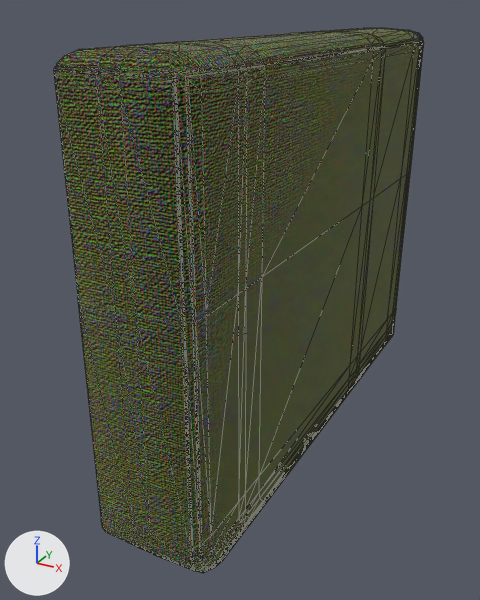
The glTF model models/sofas/sofa1/components/armrestR.gltf, before and after one commit.
Before and after are seen from a camera (50 mm lens) standing at (46.9, -47.8, 62.1) and looking at (2.7, 32.5, 22.0). The lights are fixed; the arrows at lower left show +X, +Y and +Z. Mesh edges are drawn as thin lines. Where no turn or scale is listed for an object, it has been applied to the vertices. Vertices at the same position are counted once.

In view in the first picture: 'armrestR'.
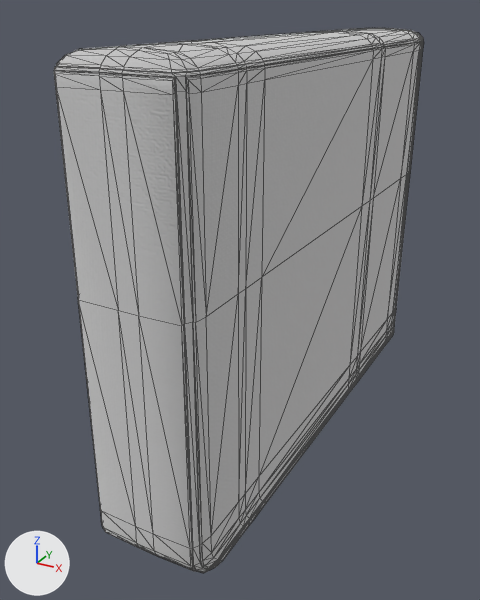
The newer file is also rescaled (x0.01), turned or shifted as a whole; pictures and numbers use the older file's frame.

What differs and where, as boxes (x1, y1, x2, y2) in the pictures (480 x 600 px; the box of a moved part takes in the faces that stretch with it):
'armrestR', surface changed, reshaped: (54, 28, 423, 573) in both
part 1 of me_armrestr, moved or reshaped: (54, 28, 404, 573) in both
part 2 of me_armrestr, surface changed (green to grey): (54, 30, 423, 573) in both

Edits to the bpy script that builds the scene:
```text
Change img_image_0:
    img_image_0: load_image('Image_0', '_unpacked/Image_0', 1024, 1024, 'sRGB') -> load_image('Image_0', '_unpacked/Image_0', 850, 850, 'Non-Color')
Change mat_sofa:
    remove n2 = _N.new('ShaderNodeMix'); n2.name = 'Mix'
    remove n2.data_type = 'RGBA'
    remove n2.blend_type = 'MULTIPLY'
    remove n2.inputs[0].default_value = 1.0  # 'Factor'
    remove n2.inputs[7].default_value = (0.8, 0.8, 0.8, 1.0)  # 'B', white #e7e7e7
    remove n3 = _N.new('ShaderNodeTexImage'); n3.name = 'Image Texture'
    remove n3.image = img_image_0
    remove n5 = _N.new('ShaderNodeTexImage'); n5.name = 'Image Texture.001'
    remove n5.image = img_image_1
    add n3 = _N.new('ShaderNodeTexImage'); n3.name = 'Image Texture'
    add n3.image = img_image_0
    where n0 = _N.new('ShaderNodeBsdfPrincipled'); n0.name = 'Principled BSDF'
    remove _L.new(n2.outputs[2], n0.inputs[0])  # 'Result' to 'Base Color'
    remove _L.new(n3.outputs[0], n2.inputs[6])  # 'Color' to 'A'
    where n4 = _N.new('ShaderNodeNormalMap'); n4.name = 'Normal Map'
    remove _L.new(n5.outputs[0], n4.inputs[1])  # 'Color' to 'Color'
    add _L.new(n3.outputs[0], n4.inputs[1])  # 'Color' to 'Color'
Change me_armrestr:
    where me_armrestr.from_pydata(...)  # 774 vertices, 1544 faces; spans x 0.0..15.2, y 0.0..76.0, z 0.0..58.9
    used by ob_armrestr; location = (0.0, 0.0, 0.0)
    me_armrestr part 1
    8 vertices are removed from x 6.2..8.7, y 2.7..76.0, z 0.0..58.9
    108 faces are deleted
    32 vertices in x 6.1..8.7, y 0.0..75.3, z 0.2..58.9 move by (0.4, 0.0, 0.0)
    30 vertices in x 6.2, y 0.0..75.3, z 0.2..58.9 move by (0.3, 0.0, 0.0)
    3 vertices move within x 1.0..14.3, y 0.4, z 34.2..55.7
    8 vertices are added at x 6.5..9.1, y 2.7..76.0, z 0.0..58.9
    108 new faces join them
    me_armrestr part 2: 1440 kept faces spanning x 0.0..15.2, y 0.0..76.0, z 0.0..58.9 get new texture (UV) coordinates
```
